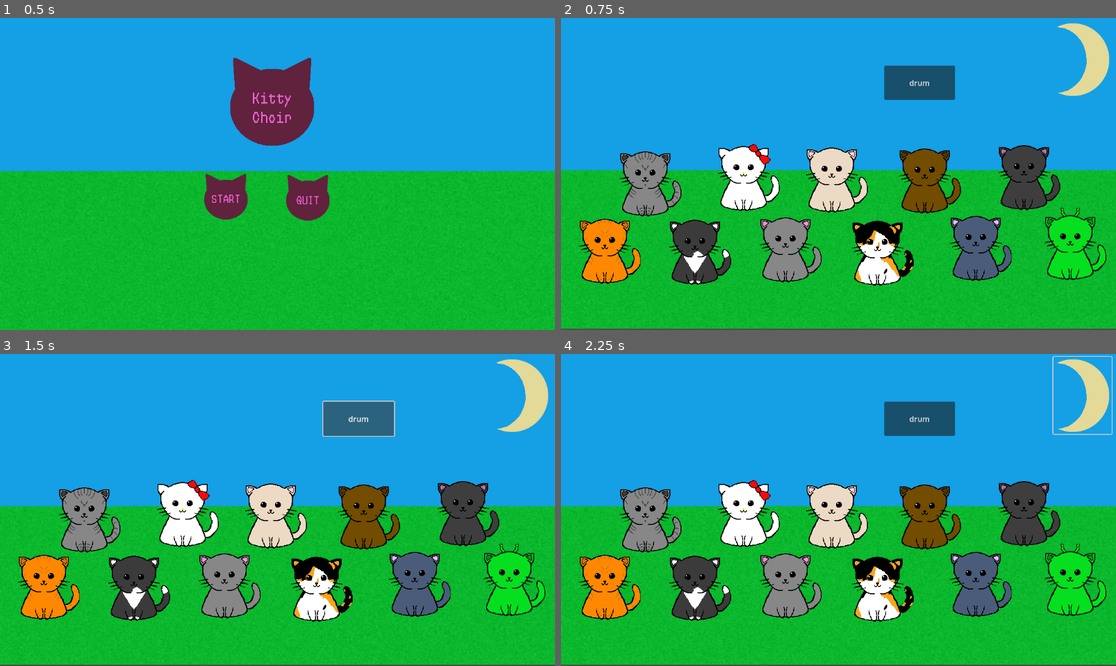
Above: before the commit, frames 1-4 (two rows, left to right).
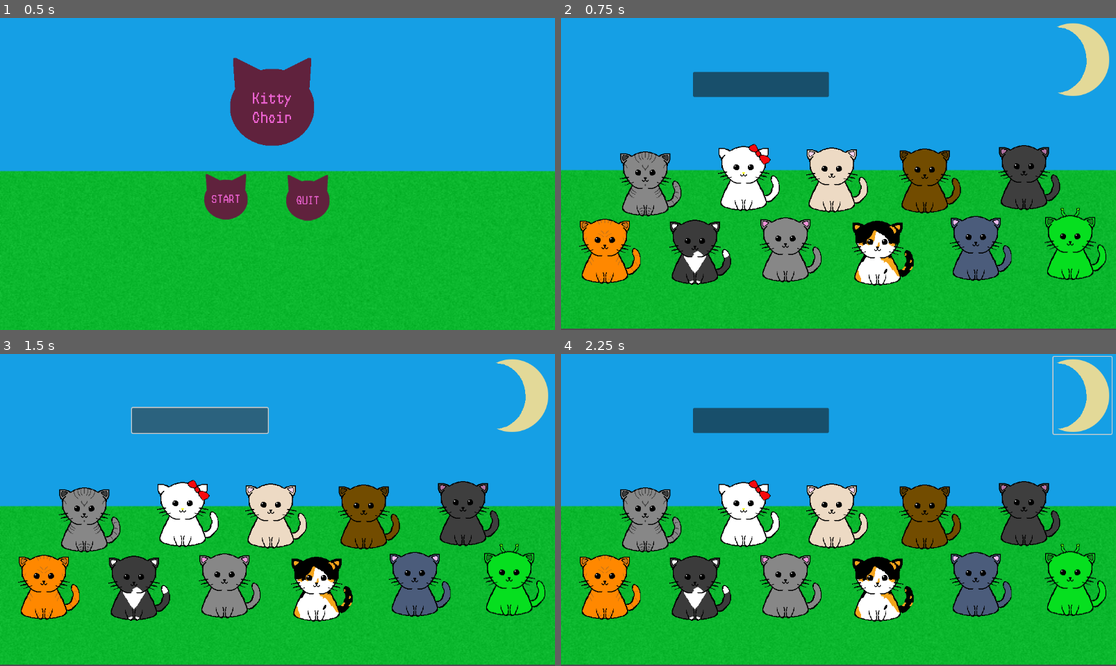
Above: after the commit, the same moments.

Repository: jesspancakes/music-game
Game: Godot game, scene res://start.tscn
Same seed, same stepped clock (60 frames per second), same inputs: the game is played once before the commit and once after it. The project has no main scene, so this scene is started directly.
Inputs (mouse positions are in pixels of both pictures, inside the frame that each line leads up to; where the layout moved, square brackets give the same spot in the first picture):
- Up to frame 1 (0.5 s): no input
- Up to frame 2 (0.75 s): click (788, 195) at 0.5 s
- Up to frame 3 (1.5 s): click (199, 419) [360, 419] at 1.25 s
- Up to frame 4 (2.25 s): click (1082, 394) at 2 s

Frame 1 is identical in both runs. In frame 2, 3.5% of the frame differs, in the area x 23-72%, y 15-27%; in frame 3, 3.7%, in the area x 23-72%, y 14-27%; in frame 4, 3.5%.

Commit message:
trying to add drum loop

Diff:
--- a/musicgame/drumloop.gd
+++ b/musicgame/drumloop.gd
@@ -25,7 +25,8 @@
 
 var dir = 1
 
-func _on_timer_timeout1() -> void:
+
+func _on_timer_timeout() -> void:
 	var sn = pattern[current]
 	if sn != -1:
 		var s = get_child(sn)
@@ -41,7 +42,7 @@
 	pass # Replace with function body.
 
 
-func _on_drum_pressed() -> void:
+func _on_button_2_pressed() -> void:
 	var s = get_child(current)
 	s.play()
 	print(current)
--- a/musicgame/node_2d.gd
+++ b/musicgame/node_2d.gd
@@ -101,5 +101,6 @@
 
 
 
-func _on_button_pressed() -> void:
+func _on_drum_pressed() -> void:
+	$drumloop.play()
 	pass # Replace with function body.
--- a/musicgame/node_2d.tscn
+++ b/musicgame/node_2d.tscn
@@ -24,8 +24,7 @@
 [ext_resource type="AudioStream" uid="uid://cd6lhiyh3m5s5" path="res://meow4.wav" id="22_7y560"]
 [ext_resource type="Texture2D" uid="uid://2e2givgrunfx" path="res://aliencat.png" id="23_k8pny"]
 [ext_resource type="AudioStream" uid="uid://n2iks6d2vbo5" path="res://meo5.wav" id="24_6j6sd"]
-[ext_resource type="AudioStream" uid="uid://d067l6anh1jtp" path="res://music-assignment_samples_clap-tape.wav" id="25_aalym"]
-[ext_resource type="Script" path="res://drumloop.gd" id="25_k301a"]
+[ext_resource type="AudioStream" uid="uid://d4ngew3nwkhci" path="res://music-assignment_samples_clap-tape.ogg" id="26_pb1ww"]
 [ext_resource type="Texture2D" uid="uid://cdl87nf74ftrr" path="res://moon.png" id="28_hfg55"]
 
 [node name="Node2D" type="Node2D"]
@@ -189,17 +188,6 @@
 
 [node name="meow5" type="AudioStreamPlayer2D" parent="."]
 stream = ExtResource("24_6j6sd")
-
-[node name="drum" type="Button" parent="."]
-offset_left = 671.0
-offset_top = 99.0
-offset_right = 818.0
-offset_bottom = 170.0
-text = "drum"
-script = ExtResource("25_k301a")
-
-[node name="drumnoise" type="AudioStreamPlayer2D" parent="."]
-stream = ExtResource("25_aalym")
 
 [node name="Button" type="Button" parent="."]
 offset_left = 1022.0
@@ -208,6 +196,15 @@
 offset_bottom = 166.0
 icon = ExtResource("28_hfg55")
 flat = true
+
+[node name="drum" type="Button" parent="."]
+offset_left = 274.0
+offset_top = 112.0
+offset_right = 556.0
+offset_bottom = 164.0
+
+[node name="drumloop" type="AudioStreamPlayer2D" parent="."]
+stream = ExtResource("26_pb1ww")
 
 [connection signal="pressed" from="cat1" to="." method="_on_cat_1_pressed"]
 [connection signal="pressed" from="cat2" to="." method="_on_cat_2_pressed"]
Not shown, added: musicgame/music-assignment_samples_clap-tape.ogg.import
Not shown: 2 places in musicgame/node_2d.tscn that only renumber resources
Not shown, added: musicgame/music-assignment_samples_clap-tape.ogg
